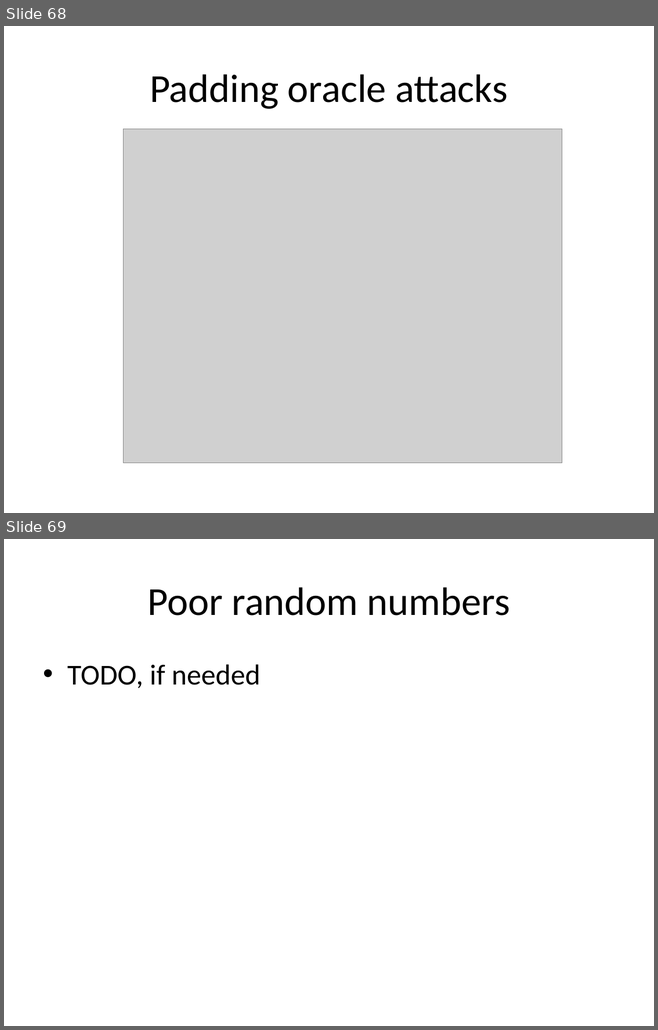
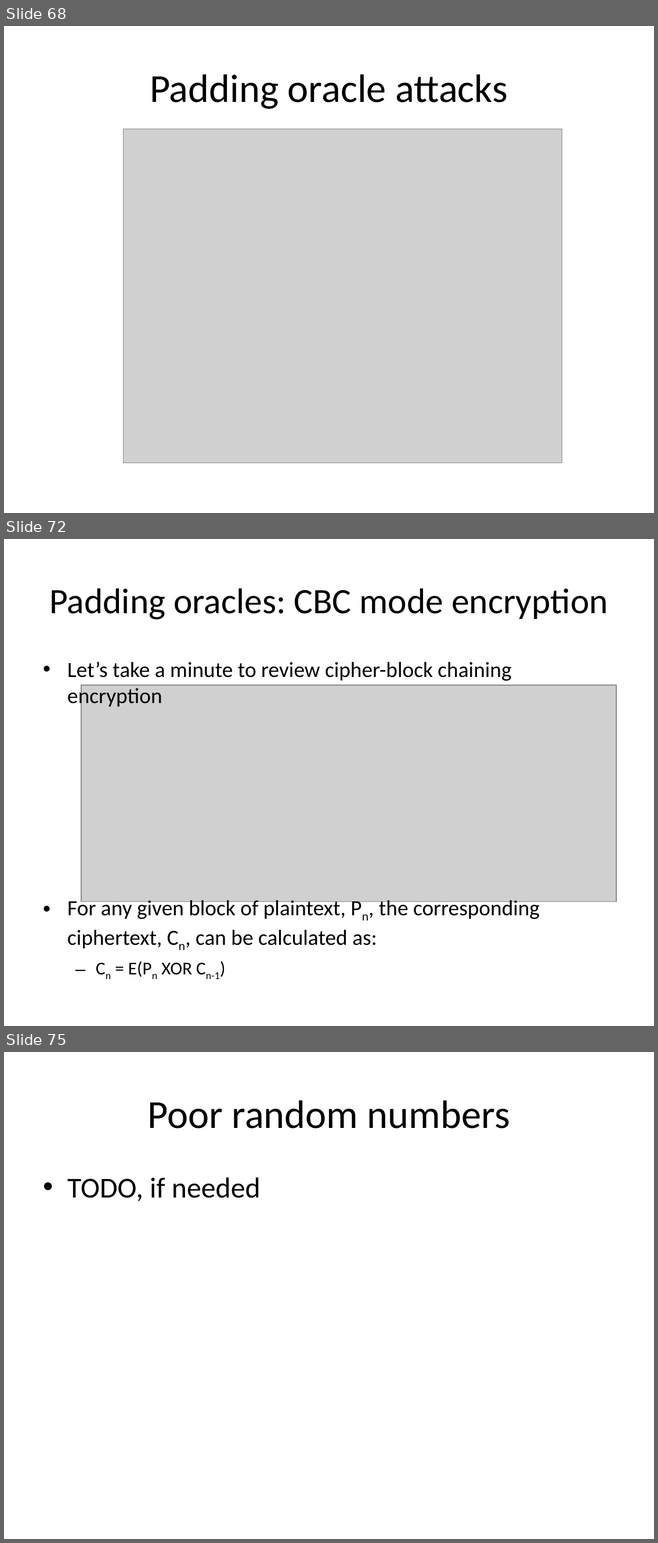
Before and after one commit to iagox86/2013-02-Shmoocon-talk, a slide deck: Shmoocon.pptx. Shown one above the other, each under a label of ours: slides 68 and 69 before the commit, slides 68, 72 and 75 after it; the slides between them are not shown. The pictures are 658x1030 and 658x1543 pixels, drawn with LibreOffice and Linux fonts; fonts in the diff are those of the drawing; grey boxes stand for pictures. Boxes give left, top, right and bottom in pixels: in the first picture for what was removed or moved away, otherwise in the second. Text is boxed around its words. In the diff, an @@ line names an element or a change of style, - is before the commit and + after.

Commit message:
Started working on Padding Oracle slides

```diff
--- a/Shmoocon.pptx
+++ b/Shmoocon.pptx
@@ slide 72 added at bbox=[4, 539, 654, 1026], background #FFFFFF @@
@@ title added at bbox=[49, 588, 608, 620], 39.6 pt, text #000000 @@
+Padding oracles: CBC mode encryption
@@ text added at bbox=[67, 661, 539, 979], 24 pt, text #000000 @@
+• Let’s take a minute to review cipher-block chaining encryption
+• For any given block of plaintext, Pn, the corresponding ciphertext, Cn, can be calculated as:
+  – Cn = E(Pn XOR Cn-1)
@@ picture added at bbox=[81, 685, 616, 901] @@
@@ what was slide 69 is now slide 75 @@
```
Also in this commit, not shown: 5 other slides added, 1 other file.
